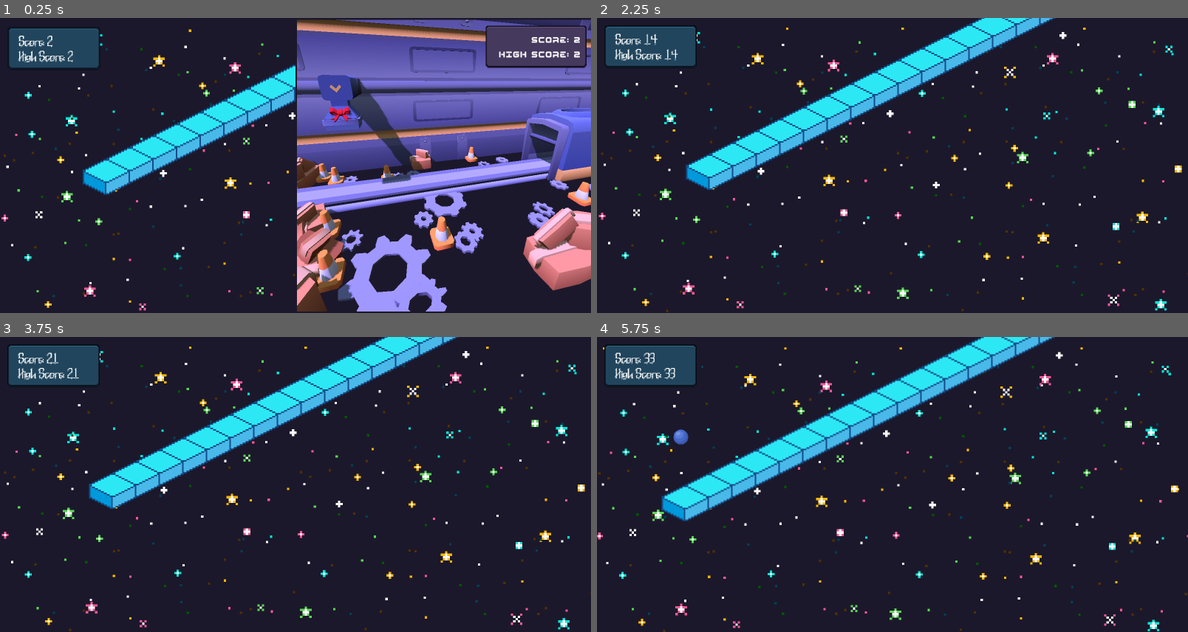
Above: before the commit, frames 1-4 (two rows, left to right).
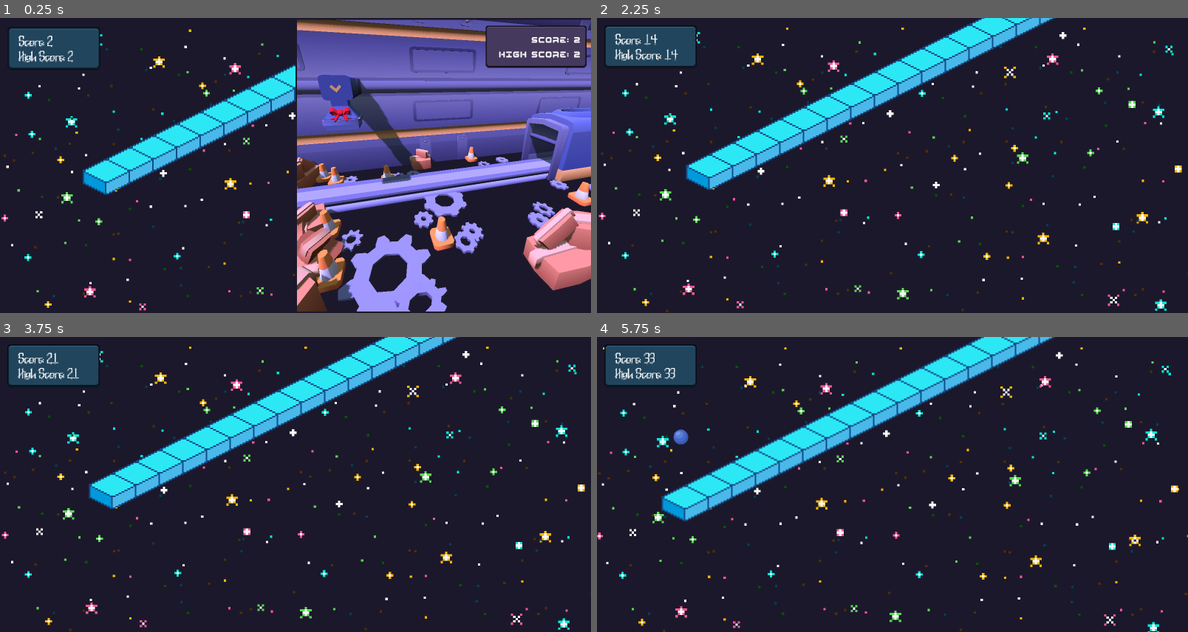
Above: after the commit, the same moments.

Repository: ofknee/tap-tap-tap
Game: Godot game, scene res://scenes/root.tscn
Two runs of this game, one before a commit and one after it. Both use one fixed random seed, a clock stepped at 60 frames per second and the inputs below.
Inputs:
- Up to frame 1 (0.25 s): no input
- Up to frame 2 (2.25 s): tap Enter at 0.5 s; hold Right (RIGHT) 0.53-1.28 s; tap Shift (SWITCH) at 0.6, 1.35, 2.1 s; hold A (LEFT) 1.28-2.03 s; tap Space at 2 s; hold Right (RIGHT) from 2.03 s (still down)
- Up to frame 3 (3.75 s): tap Shift (SWITCH) at 2.85, 3.6 s; tap Enter at 3.5 s; release Right (RIGHT) at 3.53 s; hold A (LEFT) from 3.53 s (still down)
- Up to frame 4 (5.75 s): keep holding A (LEFT); tap Shift (SWITCH) at 4.35, 5.1 s; tap Space at 5 s

The runs differ from the first frame. In frame 1, 0.2% of the frame differs, in the area x 10-41%, y 12-95%; in frame 2, 0.3%; in frame 3, 0.3%; in frame 4, 0.8%, in the area x 9-96%, y 6-100%.

Commit message:
Update game.tscn

Diff:
--- a/scenes/important/game.tscn
+++ b/scenes/important/game.tscn
@@ -42,7 +42,7 @@
 
 [node name="Parallax2D4" type="Parallax2D" parent="." unique_id=1113890360]
 repeat_size = Vector2(1600, 1600)
-autoscroll = Vector2(-40, 10)
+autoscroll = Vector2(-40, 20)
 
 [node name="Sprite2D" type="Sprite2D" parent="Parallax2D4" unique_id=5363043]
 texture_filter = 1
